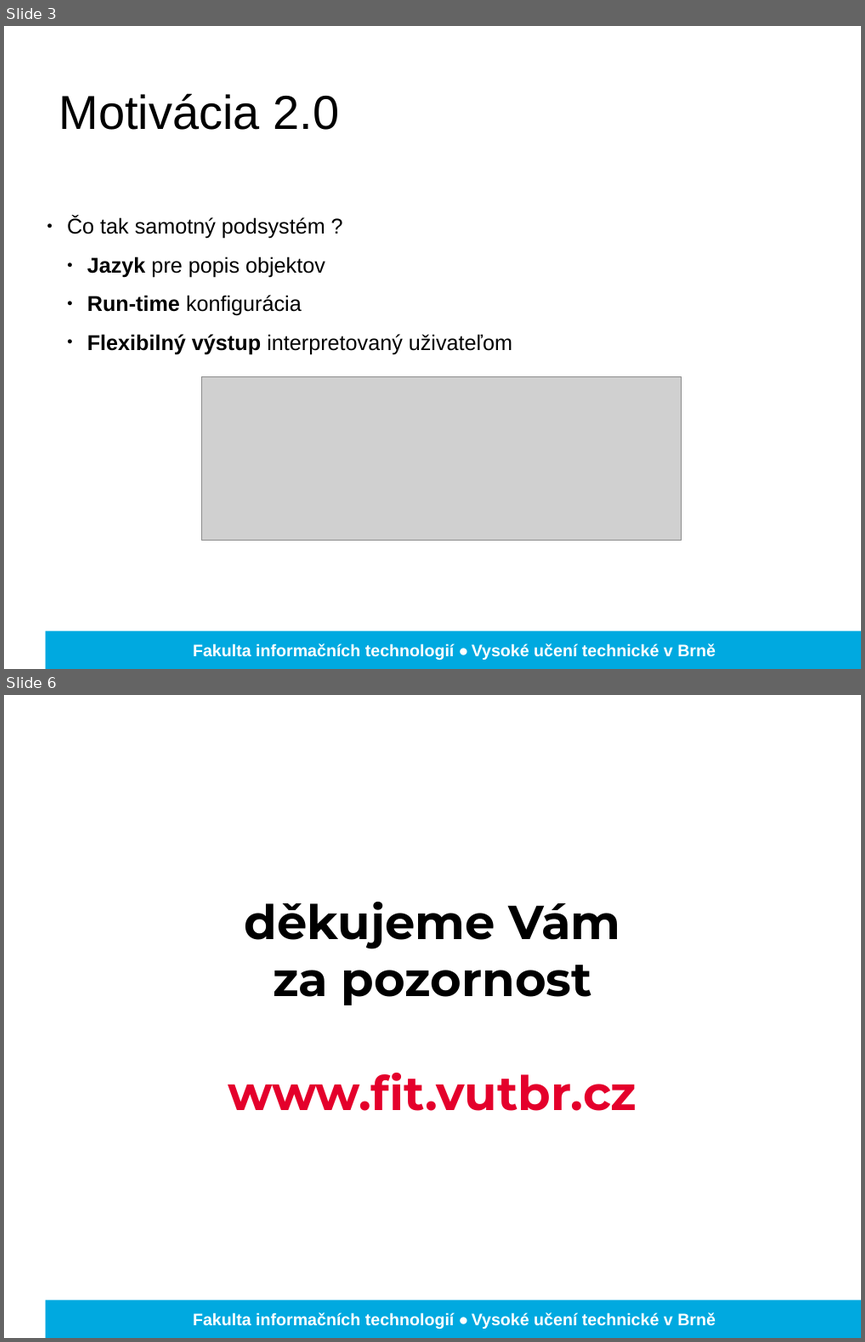
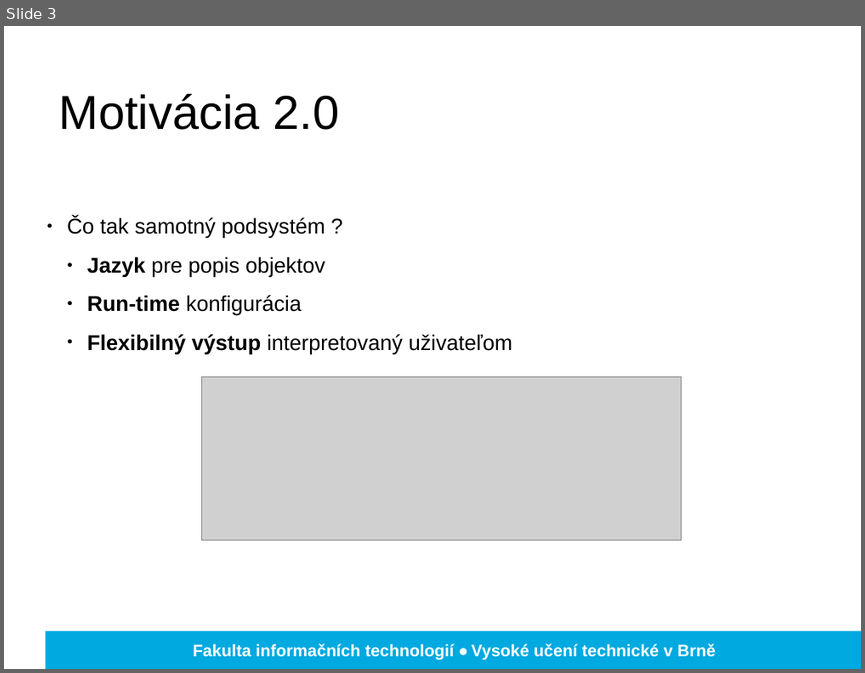
Before and after one commit to Romop5/procgen, a slide deck: obhajoby/zima.pptx. Shown one above the other, each under a label of ours: slides 3 and 6 before the commit, slide 3 after it; the slides between them are not shown. The pictures are 865x1342 and 865x673 pixels, drawn with LibreOffice and Linux fonts; fonts in the diff are those of the drawing; grey boxes stand for pictures; background and template pictures are left out. Boxes give left, top, right and bottom in pixels: in the first picture for what was removed or moved away, otherwise in the second. Text is boxed around its words. In the diff, an @@ line names an element or a change of style, - is before the commit and + after.

```diff
--- a/obhajoby/zima.pptx
+++ b/obhajoby/zima.pptx
@@ slide 6 removed at (4,695,861,1338), background picture (left out); not listed: 2 template elements that a slide beside it also shows @@
@@ text removed at (228,902,636,1111) @@
-děkujeme Vám
-za pozornost
-www.fit.vutbr.cz
```
Also in this commit, not shown: 3 slides changed, 3 slides added, 1 other slide removed.
